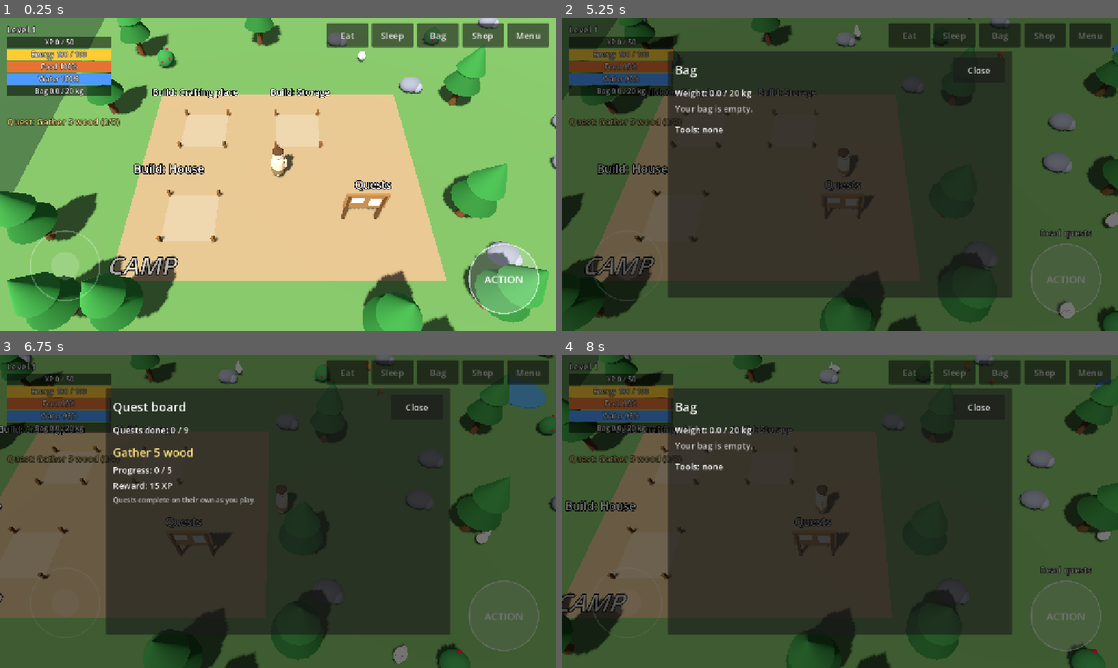
Above: before the commit, frames 1-4 (two rows, left to right).
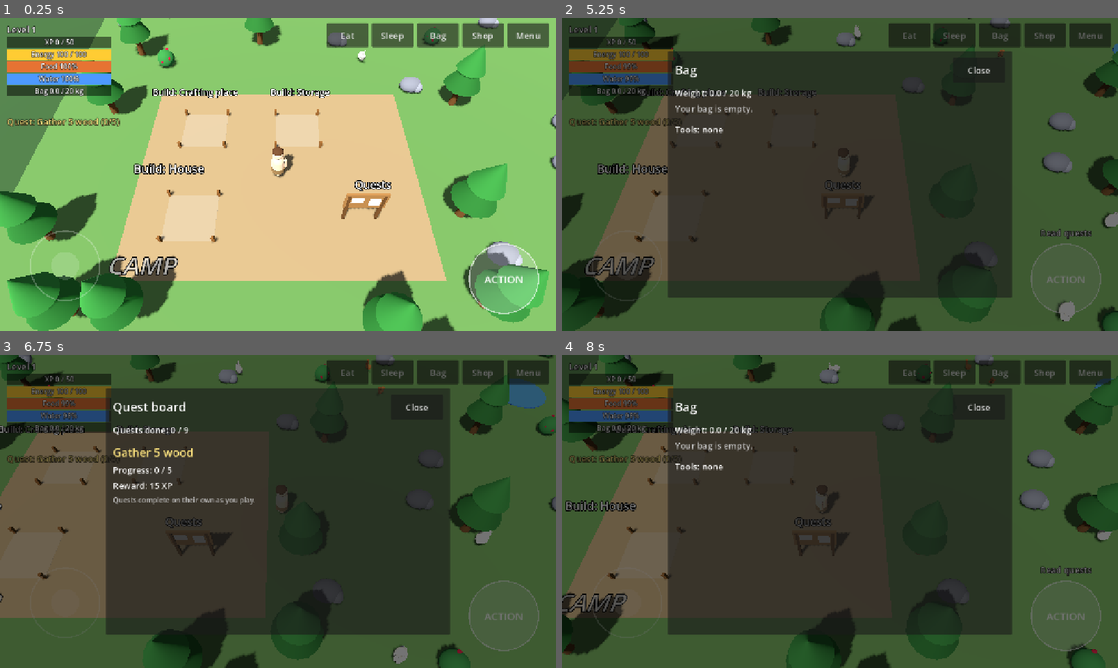
Above: after the commit, the same moments.

Repository: kallistesoft/huntingGame
Game: Godot game, scene res://scenes/main.tscn
Same seed, same stepped clock (60 frames per second), same inputs: the game is played once before the commit and once after it.
Inputs (mouse positions are in pixels of both pictures, inside the frame that each line leads up to):
- Up to frame 1 (0.25 s): no input
- Up to frame 2 (5.25 s): click "Eat" at 0.5 s; click "Sleep" at 1.25 s; click "Bag" at 2 s; click "Shop" at 2.75 s; click "Menu" at 3.5 s; tap Enter at 4.25 s; move the mouse to (962, 158) at 4.27 s; hold D 4.28-5 s; tap E at 4.35 s; click (962, 158) at 4.42 s; tap Space at 4.52 s; drag from (728, 190) to (812, 237) at 5.02 s
- Up to frame 3 (6.75 s): move the mouse to (333, 442) at 5.77 s; hold D 5.78-6.5 s; tap E at 5.85 s; drag from (250, 574) to (111, 464) at 6.52 s
- Up to frame 4 (8 s): move the mouse to (1006, 558) at 7.27 s; hold A from 7.28 s (still down); tap E at 7.35 s; tap Space at 7.52 s

The runs differ from the first frame. In frame 1, less than 0.1% of the frame differs, in the area x 30-66%, y 0-15%; in frame 2, less than 0.1%, in the area x 52-100%, y 2-97%; in frame 3, less than 0.1%; in frame 4, less than 0.1%.

Commit message:
Animate animals in code: hop, gallop, idle twitches and a death fall
Rabbits and squirrels hop with squash and stretch, deer swing their legs
in a walk or gallop, idle animals sniff the ground and twitch ears and
tails, and a killed animal falls over, puffs and shrinks away instead of
vanishing. Placeholder until animated models replace the shapes.

Co-Authored-By: Claude Opus 5.5 <noreply@anthropic.com>
Claude-Session: https://claude.ai/code/session_01SNjk2ZxVoGbKpR7JG3CqWQ

Diff:
--- a/scripts/world/animal.gd
+++ b/scripts/world/animal.gd
@@ -1,9 +1,15 @@
 extends Node3D
 ## A huntable animal. Wanders inside its zone, runs from the hunter when close,
 ## and stops to rest after running a while, which is the moment to strike.
+## Placeholder animation is done in code: rabbits and squirrels hop, deer walk
+## and gallop on swinging legs, idle animals sniff and twitch, and a killed
+## animal falls over, puffs and fades before it is gone.
 
 const Shapes := preload("res://scripts/world/shapes.gd")
 const HIT_COLOR := Color(1, 1, 1)
+const DEATH_FALL := 0.35
+const DEATH_LIE := 0.7
+const DEATH_SHRINK := 0.3
 
 var kind := "rabbit"
 var zone: Rect2 # on the ground plane (x, z)
@@ -18,8 +24,18 @@
 var _resting := 0.0
 var _flash := 0.0
 var _respawn_at := 0.0
-var _hop := 0.0
+var _phase := 0.0 # gait cycle
+var _time := 0.0
+var _sniff_at := 0.0 # time of the next sniff while idle
+var _dying := false
+
+# Animated parts (pivots). Legs only exist on deer, ears on rabbits, tail on rabbits/squirrels.
 var _body: Node3D
+var _torso: Node3D
+var _head: Node3D
+var _legs: Array[Node3D] = []
+var _ears: Array[Node3D] = []
+var _tail: Node3D
 var _meshes: Array[MeshInstance3D] = []
 
 
@@ -28,14 +44,16 @@
 	add_to_group("animal")
 	hp = Data.ANIMALS[kind]["hp"]
 	_target = Shapes.flat(self)
+	_time = randf() * 10.0
 	_build_shape()
 
 
 func _process(delta: float) -> void:
 	if not alive:
-		if Game.now() >= _respawn_at:
+		if not _dying and Game.now() >= _respawn_at:
 			_respawn()
 		return
+	_time += delta
 	var d: Dictionary = Data.ANIMALS[kind]
 	if _flash > 0.0:
 		_flash -= delta
@@ -64,13 +82,53 @@
 			step = here.direction_to(_target) * d["wander_speed"] * delta
 
 	var next := (here + step).clamp(zone.position, zone.end)
+	var moved := next.distance_to(here)
 	position = Vector3(next.x, 0, next.y)
 	if step != Vector2.ZERO:
-		rotation.y = atan2(step.x, step.y)
-		_hop += delta * (14.0 if step.length() > d["wander_speed"] * delta * 1.5 else 8.0)
-		_body.position.y = absf(sin(_hop)) * d["size"] * 0.6
+		rotation.y = lerp_angle(rotation.y, atan2(step.x, step.y), minf(1.0, 12.0 * delta))
+	_animate(delta, moved / delta / d["flee_speed"] if delta > 0.0 else 0.0)
+
+
+## speed: 0 standing, ~0.25 walking, 1 running flat out.
+func _animate(delta: float, speed: float) -> void:
+	var s: float = Data.ANIMALS[kind]["size"]
+	var moving := speed > 0.02
+	var running := speed > 0.5
+
+	if kind == "deer":
+		_phase += delta * (13.0 if running else 6.0) * float(moving)
+		var swing := (0.75 if running else 0.4) * sin(_phase) * float(moving)
+		# Diagonal pairs move together: front-left with back-right.
+		_legs[0].rotation.x = swing
+		_legs[3].rotation.x = swing
+		_legs[1].rotation.x = -swing
+		_legs[2].rotation.x = -swing
+		_body.position.y = absf(sin(_phase)) * s * (0.25 if running else 0.06) * float(moving)
+		_torso.rotation.x = cos(_phase) * (0.08 if running else 0.0) * float(moving)
 	else:
-		_body.position.y = 0.0
+		# Hop: up in an arc, squashed on landing, stretched in the air.
+		_phase += delta * (15.0 if running else 8.0) * float(moving)
+		var arc := absf(sin(_phase)) if moving else 0.0
+		_body.position.y = arc * s * (1.3 if running else 0.6)
+		var squash := 1.0 - 0.18 * (1.0 - arc) * float(moving)
+		_torso.scale = Vector3(1.0 / sqrt(squash), squash, 1.0 / sqrt(squash))
+		_torso.rotation.x = -cos(_phase) * 0.3 * float(moving)
+
+	# Head: dips to sniff now and then while idle, steady while running.
+	var sniff := 0.0
+	if not moving:
+		if _time >= _sniff_at + 1.2:
+			_sniff_at = _time + randf_range(1.5, 4.0)
+		if _time >= _sniff_at:
+			sniff = 0.5 + 0.12 * sin(_time * 22.0)
+	_head.rotation.x = lerpf(_head.rotation.x, sniff, minf(1.0, 10.0 * delta))
+	_head.rotation.y = sin(_time * 0.9) * 0.35 * float(not moving)
+
+	for i in _ears.size():
+		var twitch := 0.25 * sin(_time * 3.0 + i * 1.7) + (0.4 if (int(_time * 1.3 + i) % 5 == 0) else 0.0)
+		_ears[i].rotation.x = -0.5 if running else twitch # flat back when running
+	if _tail != null:
+		_tail.rotation.x = (0.5 if running else 0.0) + sin(_time * (14.0 if moving else 4.0)) * 0.25
 
 
 func is_available() -> bool:
@@ -89,11 +147,47 @@
 	_set_flash(true)
 	if hp > 0:
 		Game.notify("Hit! The %s is hurt." % Data.ANIMALS[kind]["name"].to_lower())
+		_resting = 0.0
 		return
 	alive = false
-	visible = false
 	_respawn_at = Game.now() + Data.ANIMALS[kind]["respawn"]
 	Game.on_animal_killed(kind)
+	_play_death()
+
+
+func _play_death() -> void:
+	_dying = true
+	_set_flash(false)
+	var t := create_tween()
+	t.tween_property(_body, "rotation:z", PI / 2.0, DEATH_FALL).set_trans(Tween.TRANS_BACK).set_ease(Tween.EASE_IN)
+	t.parallel().tween_property(_body, "position:y", Data.ANIMALS[kind]["size"] * 0.3, DEATH_FALL)
+	t.tween_callback(_puff)
+	t.tween_interval(DEATH_LIE)
+	t.tween_property(_body, "scale", Vector3.ONE * 0.01, DEATH_SHRINK).set_trans(Tween.TRANS_QUAD).set_ease(Tween.EASE_IN)
+	t.tween_callback(func() -> void:
+		visible = false
+		_dying = false)
+
+
+func _puff() -> void:
+	var p := CPUParticles3D.new()
+	p.one_shot = true
+	p.amount = 14
+	p.lifetime = 0.6
+	p.explosiveness = 1.0
+	p.mesh = Shapes.sphere(0.08)
+	p.material_override = Shapes.material(Color(0.9, 0.88, 0.82))
+	p.direction = Vector3.UP
+	p.spread = 70.0
+	p.initial_velocity_min = 1.0
+	p.initial_velocity_max = 2.2
+	p.gravity = Vector3(0, -2.0, 0)
+	p.scale_amount_min = 0.6
+	p.scale_amount_max = 1.4
+	p.position = Vector3(0, Data.ANIMALS[kind]["size"], 0)
+	add_child(p)
+	p.emitting = true
+	p.finished.connect(p.queue_free)
 
 
 func _respawn() -> void:
@@ -102,6 +196,8 @@
 	visible = true
 	_resting = 0.0
 	_fleeing_for = 0.0
+	_body.rotation = Vector3.ZERO
+	_body.scale = Vector3.ONE
 	var p: Vector2 = world.random_point_away_from_camp(zone)
 	position = Vector3(p.x, 0, p.y)
 	_target = p
@@ -112,36 +208,60 @@
 		mi.material_overlay = Shapes.material(HIT_COLOR) if on else null
 
 
+## A pivot node: children placed relative to it rotate around this point.
+func _pivot(parent: Node3D, pos: Vector3) -> Node3D:
+	var n := Node3D.new()
+	n.position = pos
+	parent.add_child(n)
+	return n
+
+
+func _mesh(parent: Node3D, mesh: Mesh, color: Color, pos := Vector3.ZERO, scale := Vector3.ONE) -> MeshInstance3D:
+	var mi := Shapes.add(parent, mesh, color, pos, scale)
+	_meshes.append(mi)
+	return mi
+
+
 ## Built facing +Z, so rotation.y = atan2(x, z) points it along its motion.
 func _build_shape() -> void:
-	var d: Dictionary = Data.ANIMALS[kind]
-	var s: float = d["size"]
-	var c: Color = d["color"]
-	_body = Node3D.new()
-	add_child(_body)
-	var parts := []
-	match kind:
-		"deer":
-			parts.append(Shapes.add(_body, Shapes.capsule(s * 0.6, s * 2.6), c, Vector3(0, s * 1.6, 0), Vector3.ONE))
-			parts[-1].rotation_degrees.x = 90
-			for x in [-1, 1]:
-				for z in [-1, 1]:
-					parts.append(Shapes.add(_body, Shapes.cylinder(s * 0.12, s * 1.2), c.darkened(0.2), Vector3(x * s * 0.35, s * 0.6, z * s * 0.8)))
-			parts.append(Shapes.add(_body, Shapes.sphere(s * 0.45), c, Vector3(0, s * 2.4, s * 1.2)))
-			for x in [-1, 1]:
-				var antler := Shapes.add(_body, Shapes.cylinder(s * 0.06, s * 1.0), Color(0.85, 0.8, 0.65), Vector3(x * s * 0.25, s * 3.0, s * 1.1))
-				antler.rotation_degrees.z = -x * 25
-				parts.append(antler)
-		_:
-			parts.append(Shapes.add(_body, Shapes.sphere(s), c, Vector3(0, s, 0), Vector3(0.9, 0.85, 1.2)))
-			parts.append(Shapes.add(_body, Shapes.sphere(s * 0.6), c, Vector3(0, s * 1.5, s * 0.9)))
-			if kind == "rabbit":
-				for x in [-1, 1]:
-					parts.append(Shapes.add(_body, Shapes.capsule(s * 0.15, s * 1.1), c, Vector3(x * s * 0.2, s * 2.3, s * 0.8)))
-				parts.append(Shapes.add(_body, Shapes.sphere(s * 0.3), Color.WHITE, Vector3(0, s * 1.1, -s * 1.1)))
-			else:
-				var tail := Shapes.add(_body, Shapes.capsule(s * 0.45, s * 2.2), c.darkened(0.15), Vector3(0, s * 1.6, -s * 1.1))
-				tail.rotation_degrees.x = -25
-				parts.append(tail)
-	for p in parts:
-		_meshes.append(p)
+	var s: float = Data.ANIMALS[kind]["size"]
+	var c: Color = Data.ANIMALS[kind]["color"]
+	_body = _pivot(self, Vector3.ZERO)
+	if kind == "deer":
+		_torso = _pivot(_body, Vector3(0, s * 1.6, 0))
+		_mesh(_torso, Shapes.capsule(s * 0.6, s * 2.6), c).rotation_degrees.x = 90
+		for side in [[-1, 1], [1, 1], [-1, -1], [1, -1]]: # FL, FR, BL, BR
+			var hip := _pivot(_body, Vector3(side[0] * s * 0.35, s * 1.3, side[1] * s * 0.8))
+			_mesh(hip, Shapes.cylinder(s * 0.12, s * 1.3, s * 0.08), c.darkened(0.2), Vector3(0, -s * 0.65, 0))
+			_legs.append(hip)
+		var neck := _pivot(_torso, Vector3(0, s * 0.4, s * 1.0))
+		_mesh(neck, Shapes.cylinder(s * 0.2, s * 0.9, s * 0.15), c, Vector3(0, s * 0.35, s * 0.1)).rotation_degrees.x = 25
+		_head = _pivot(neck, Vector3(0, s * 0.8, s * 0.25))
+		_mesh(_head, Shapes.sphere(s * 0.38), c, Vector3(0, 0, s * 0.15), Vector3(1, 1, 1.4))
+		_mesh(_head, Shapes.sphere(s * 0.08), Color(0.1, 0.08, 0.06), Vector3(0, -s * 0.05, s * 0.65))
+		for x in [-1, 1]:
+			var antler := _mesh(_head, Shapes.cylinder(s * 0.05, s * 1.0, s * 0.02), Color(0.85, 0.8, 0.65), Vector3(x * s * 0.25, s * 0.55, -s * 0.05))
+			antler.rotation_degrees.z = -x * 25
+			var tine := _mesh(_head, Shapes.cylinder(s * 0.04, s * 0.45, s * 0.02), Color(0.85, 0.8, 0.65), Vector3(x * s * 0.42, s * 0.65, s * 0.15))
+			tine.rotation_degrees = Vector3(35, 0, -x * 50)
+		return
+
+	_torso = _pivot(_body, Vector3(0, s, 0))
+	_mesh(_torso, Shapes.sphere(s), c, Vector3.ZERO, Vector3(0.9, 0.85, 1.2))
+	_head = _pivot(_torso, Vector3(0, s * 0.45, s * 0.75))
+	_mesh(_head, Shapes.sphere(s * 0.6), c, Vector3(0, s * 0.1, s * 0.25))
+	_mesh(_head, Shapes.sphere(s * 0.1), Color(0.1, 0.08, 0.06), Vector3(0, s * 0.05, s * 0.8))
+	for x in [-1, 1]:
+		_mesh(_head, Shapes.sphere(s * 0.09), Color(0.05, 0.05, 0.05), Vector3(x * s * 0.3, s * 0.25, s * 0.55))
+	if kind == "rabbit":
+		for x in [-1, 1]:
+			var ear := _pivot(_head, Vector3(x * s * 0.2, s * 0.55, s * 0.1))
+			_mesh(ear, Shapes.capsule(s * 0.14, s * 1.1), c, Vector3(0, s * 0.5, 0), Vector3(1, 1, 0.6))
+			_mesh(ear, Shapes.capsule(s * 0.07, s * 0.8), Color(0.95, 0.75, 0.75), Vector3(0, s * 0.5, s * 0.05), Vector3(1, 1, 0.4))
+			ear.rotation_degrees.z = -x * 10
+			_ears.append(ear)
+		_tail = _pivot(_torso, Vector3(0, s * 0.1, -s * 1.05))
+		_mesh(_tail, Shapes.sphere(s * 0.3), Color.WHITE)
+	else:
+		_tail = _pivot(_torso, Vector3(0, s * 0.2, -s * 0.9))
+		_mesh(_tail, Shapes.capsule(s * 0.45, s * 2.2), c.darkened(0.15), Vector3(0, s * 0.9, -s * 0.35)).rotation_degrees.x = -20
